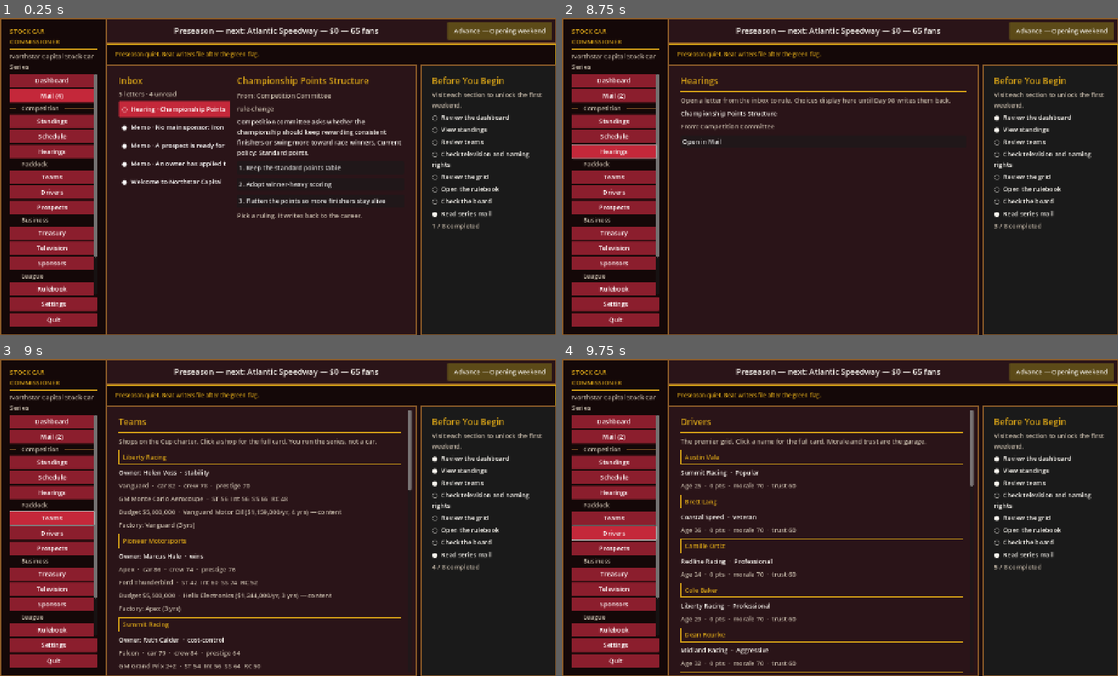
Above: before the commit, frames 1-4 (two rows, left to right).
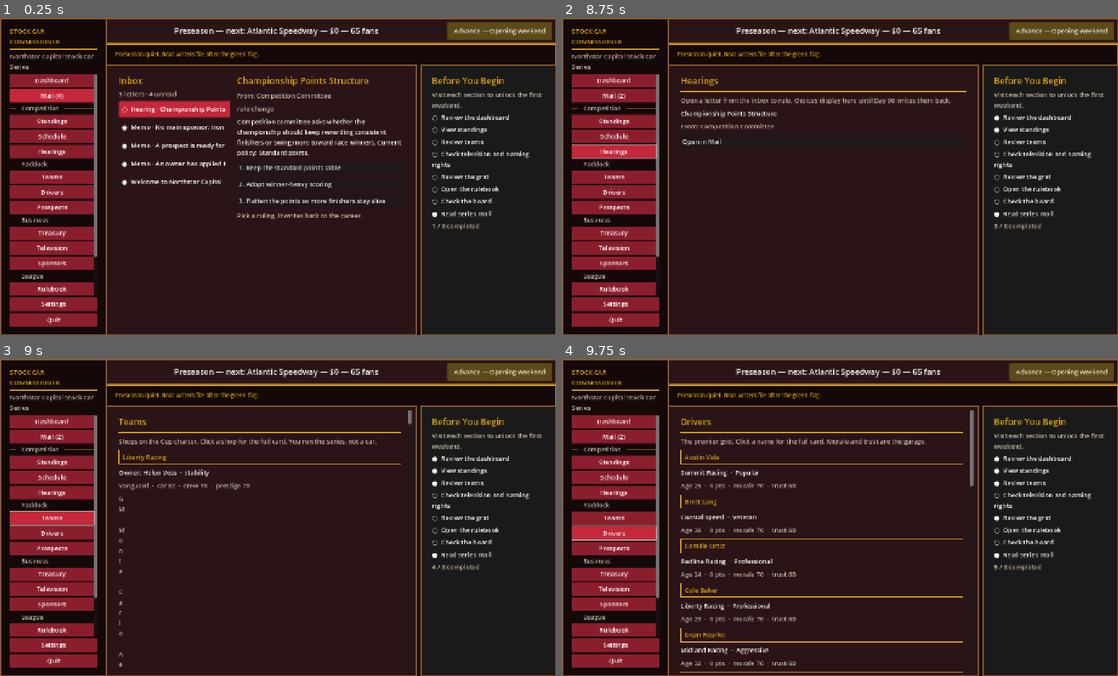
Above: after the commit, the same moments.

Repository: johnatkinsonsenior/StockCarCommissioner
Game: Godot game, scene res://scenes/Main.tscn
The game is run twice, just before and just after one commit, with the same random seed, the same clock (stepped at 60 frames per second) and the same inputs.
Inputs:
- Up to frame 1 (0.25 s): no input
- Up to frame 2 (8.75 s): click "● Memo · A prospect is ready …" at 0.5 s; click "○ Memo · A prospect is ready …" at 1.25 s; click "○ Memo · A prospect is ready …" at 2 s; click "● Memo · An owner has applied…" at 2.75 s; click "○ Memo · An owner has applied…" at 3.5 s; click "○ Memo · An owner has applied…" at 4.25 s; click "Dashboard" at 5 s; click "Mail (2)" at 5.75 s; click "Standings" at 6.5 s; click "Schedule" at 7.25 s; click "Hearings" at 8 s
- Up to frame 3 (9 s): click "Teams" at 8.75 s
- Up to frame 4 (9.75 s): click "Drivers" at 9.5 s

Frames 1-2 are identical in both runs. In frame 3, 2.9% of the frame differs, in the area x 21-75%, y 20-98%; in frame 4, nothing differs.

Commit message:
Add Day 115: 16-bit body portraits and this year's car pick
Rulebook and Teams show homologated coupe sprites. The commissioner
selects which legal body each factory fields this racing year.

Co-authored-by: johnatkinsonsenior <johnatkinsonsenior@users.noreply.github.com>

Diff:
--- a/godot/scripts/App.gd
+++ b/godot/scripts/App.gd
@@ -129,6 +129,7 @@
 	_on_office_load("desk")
 	_show_section("rulebook")
 	_on_aero_rule("aero_specials", "legal")
+	_on_aero_rule("body_pick", "Apex:torino")
 	call_deferred("_quit_headless")
 
 
@@ -910,7 +911,14 @@
 			str(_as_int(row.get("prestige", 0))),
 		]))
 		if str(row.get("coupe", "")) != "":
-			center_body.add_child(_muted("%s %s  ·  ST %s  Int %s  SS %s  RC %s" % [
+			var team_row := HBoxContainer.new()
+			team_row.add_theme_constant_override("separation", 8)
+			var portrait := _body_portrait(str(row.get("portrait", "")))
+			if portrait != null:
+				portrait.custom_minimum_size = Vector2(128, 72)
+				team_row.add_child(portrait)
+			var copy := VBoxContainer.new()
+			copy.add_child(_muted("%s %s  ·  ST %s  Int %s  SS %s  RC %s" % [
 				str(row.get("family", "")),
 				str(row.get("coupe", "")),
 				str(_as_int(row.get("short_track", 0))),
@@ -918,6 +926,8 @@
 				str(_as_int(row.get("superspeedway", 0))),
 				str(_as_int(row.get("road_course", 0))),
 			]))
+			team_row.add_child(copy)
+			center_body.add_child(team_row)
 		center_body.add_child(_muted("Budget $%s  ·  %s" % [
 			_comma(row.get("budget", 0)),
 			str(row.get("sponsor", "unsponsored")),
@@ -947,6 +957,9 @@
 		str(row.get("factory", "")),
 	]))
 	if str(row.get("coupe", "")) != "":
+		var portrait := _body_portrait(str(row.get("portrait", "")))
+		if portrait != null:
+			center_body.add_child(portrait)
 		center_body.add_child(_gold_line("%s  ·  %s" % [
 			str(row.get("family", "")),
 			str(row.get("coupe", "")),
@@ -1163,7 +1176,7 @@
 func _fill_rulebook() -> void:
 	center_body.add_child(_title("Rulebook"))
 	center_body.add_child(_gold_rule())
-	center_body.add_child(_muted("Write the winter book and the per-track kit. Hearings still write points and format."))
+	center_body.add_child(_muted("Write the winter book and pick this year's homologated coupes."))
 	var raw: Variant = snapshot.get("rulebook", _dash().get("policies", []))
 	var policies: Array = []
 	var bodies: Array = []
@@ -1183,6 +1196,8 @@
 		print("AERO_WHEELBASE=", str(book.get("wheelbase", "")))
 		print("AERO_CHRYSLER=", str(book.get("chrysler", false)))
 		print("AERO_ACTIONS=", str(actions.size()))
+		print("AERO_SEASON=", str(book.get("season", "")))
+		print("AERO_ERA=", str(book.get("era_book", era_book)))
 	else:
 		policies = _as_array(raw)
 	print("RULEBOOK=", str(policies.size()))
@@ -1206,28 +1221,26 @@
 			var label := str(action.get("label", key))
 			center_body.add_child(_profile_button(label, _on_aero_rule.bind(key, value)))
 	if not bodies.is_empty():
-		center_body.add_child(_gold_line("Homologated bodies"))
+		var year_label := "This year's bodies"
+		if typeof(raw) == TYPE_DICTIONARY:
+			var season_n := _as_int(raw.get("season", 0))
+			var era_label := str(raw.get("era_book", era_book))
+			if season_n > 0:
+				year_label = "Season %s bodies  ·  %s book" % [str(season_n), era_label]
+		center_body.add_child(_gold_line(year_label))
 		for row in bodies:
 			if typeof(row) != TYPE_DICTIONARY:
 				continue
 			var body: Dictionary = row
-			center_body.add_child(_line("%s  ·  %s  ·  %s" % [
-				str(body.get("maker", "")),
-				str(body.get("family", "")),
-				str(body.get("coupe", "")),
-			]))
-			center_body.add_child(_muted("ST %s  Int %s  SS %s  RC %s" % [
-				str(_as_int(body.get("short_track", 0))),
-				str(_as_int(body.get("intermediate", 0))),
-				str(_as_int(body.get("superspeedway", 0))),
-				str(_as_int(body.get("road_course", 0))),
-			]))
+			_add_body_card(body)
 			if str(body.get("maker", "")) == "Apex":
 				print("BODY_APEX=", str(body.get("coupe", "")))
+				print("PORTRAIT_APEX=", str(body.get("portrait", "")))
 			if str(body.get("maker", "")) == "Vanguard":
 				print("BODY_VANGUARD=", str(body.get("coupe", "")))
 			if str(body.get("maker", "")) == "Valiant":
 				print("BODY_VALIANT=", str(body.get("coupe", "")))
+				print("PORTRAIT_VALIANT=", str(body.get("portrait", "")))
 	if policies.is_empty() and bodies.is_empty():
 		center_body.add_child(_muted("No policies in this snapshot."))
 		return
@@ -1239,6 +1252,64 @@
 			center_body.add_child(_muted(str(row.get("key", ""))))
 		else:
 			center_body.add_child(_line(str(policy)))
+
+
+func _add_body_card(body: Dictionary) -> void:
+	var row := HBoxContainer.new()
+	row.add_theme_constant_override("separation", 10)
+	var portrait := _body_portrait(str(body.get("portrait", "")))
+	if portrait != null:
+		row.add_child(portrait)
+	var copy := VBoxContainer.new()
+	copy.size_flags_horizontal = Control.SIZE_EXPAND_FILL
+	copy.add_child(_line("%s  ·  %s  ·  %s" % [
+		str(body.get("maker", "")),
+		str(body.get("family", "")),
+		str(body.get("coupe", "")),
+	]))
+	copy.add_child(_muted("ST %s  Int %s  SS %s  RC %s" % [
+		str(_as_int(body.get("short_track", 0))),
+		str(_as_int(body.get("intermediate", 0))),
+		str(_as_int(body.get("superspeedway", 0))),
+		str(_as_int(body.get("road_course", 0))),
+	]))
+	var choices: Array = _as_array(body.get("choices", []))
+	print("BODY_CHOICES_%s=%s" % [str(body.get("maker", "")).to_upper(), str(choices.size())])
+	if choices.size() > 1:
+		copy.add_child(_muted("Select this year's coupe"))
+		for choice in choices:
+			if typeof(choice) != TYPE_DICTIONARY:
+				continue
+			var option: Dictionary = choice
+			var selected := bool(option.get("selected", false))
+			var mark := "●" if selected else "○"
+			var label := "%s  %s" % [mark, str(option.get("name", ""))]
+			var key := "body_pick"
+			var value := "%s:%s" % [str(body.get("maker", "")), str(option.get("id", ""))]
+			if selected:
+				copy.add_child(_muted(label))
+			else:
+				copy.add_child(_profile_button(label, _on_aero_rule.bind(key, value)))
+	row.add_child(copy)
+	center_body.add_child(row)
+
+
+func _body_portrait(portrait_id: String) -> TextureRect:
+	if portrait_id == "":
+		return null
+	var path := "res://assets/bodies/%s.png" % portrait_id
+	if not ResourceLoader.exists(path):
+		print("PORTRAIT_MISSING=", portrait_id)
+		return null
+	var tex: Texture2D = load(path)
+	if tex == null:
+		return null
+	var image := TextureRect.new()
+	image.texture = tex
+	image.stretch_mode = TextureRect.STRETCH_KEEP_ASPECT_CENTERED
+	image.custom_minimum_size = Vector2(192, 108)
+	image.texture_filter = CanvasItem.TEXTURE_FILTER_NEAREST
+	return image
 
 
 func _on_aero_rule(key: String, value: String) -> void:
Binary file added: godot/assets/bodies/charger.png
Binary file added: godot/assets/bodies/chevelle.png
Binary file added: godot/assets/bodies/generic_coupe.png
Binary file added: godot/assets/bodies/grand_prix.png
Binary file added: godot/assets/bodies/grand_prix_22.png
Binary file added: godot/assets/bodies/magnum.png
Binary file added: godot/assets/bodies/mirada.png
Binary file added: godot/assets/bodies/monte_carlo.png
Binary file added: godot/assets/bodies/monte_carlo_aerocoupe.png
Binary file added: godot/assets/bodies/superbird.png
Binary file added: godot/assets/bodies/thunderbird.png
Binary file added: godot/assets/bodies/torino.png
(and 8 more such lines)
